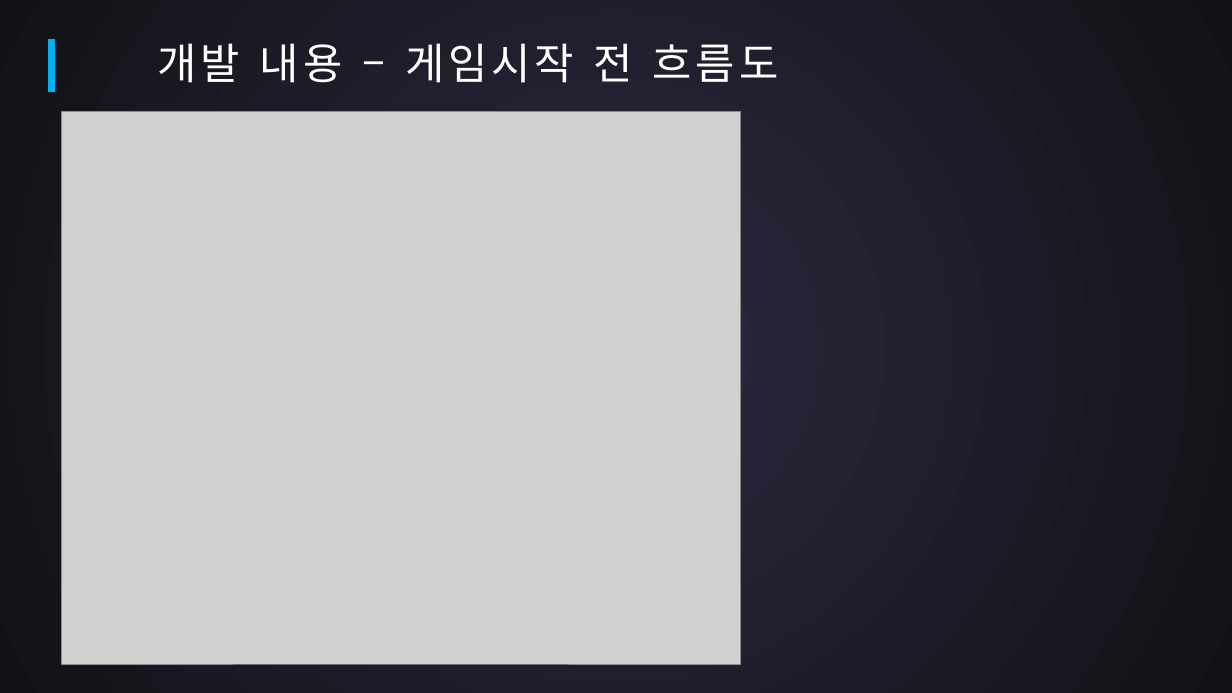
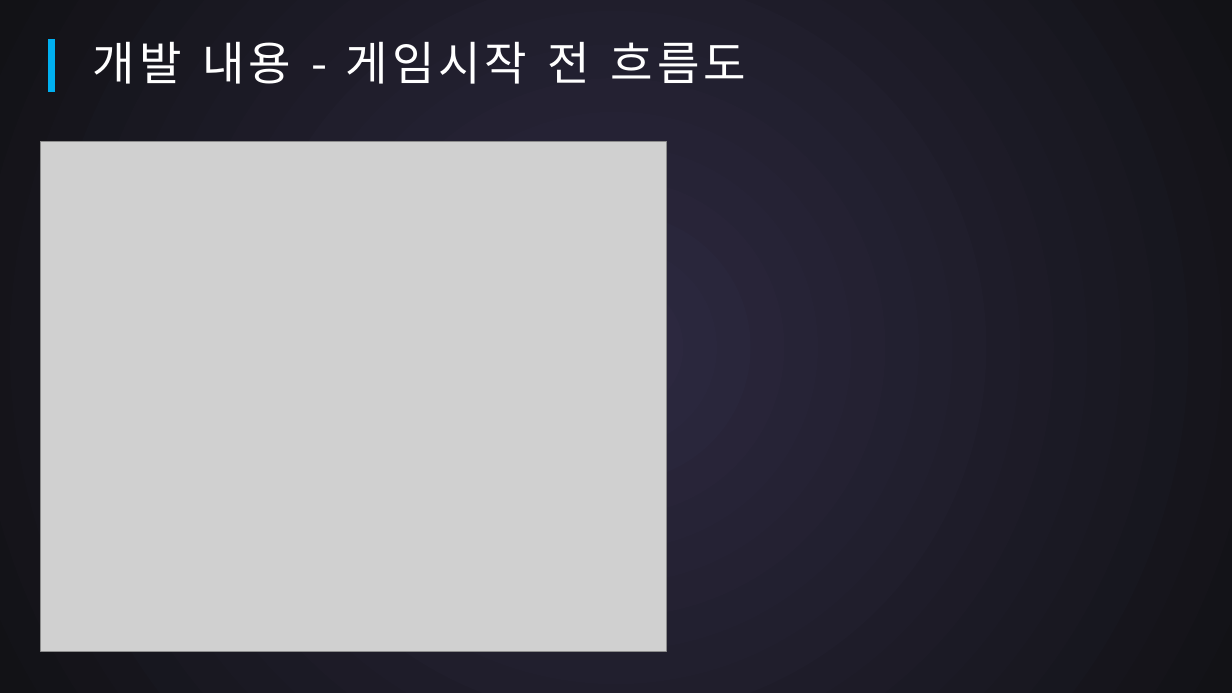
Before and after one commit to SuperTaeJun/GraduationWork, a slide deck: slide 13 of 작업일지 && 졸작자료/중간평가.pptx. Drawn at 1232x693 pixels with LibreOffice and Linux fonts; fonts in the diff are those of the drawing; grey boxes stand for pictures. Boxes give left, top, right and bottom in pixels: in the first picture for what was removed or moved away, otherwise in the second. Text is boxed around its words. In the diff, an @@ line names an element or a change of style, - is before the commit and + after.

```diff
--- a/작업일지 && 졸작자료/중간평가.pptx
+++ b/작업일지 && 졸작자료/중간평가.pptx
@@ text at (x1=93, y1=41, x2=746, y2=84): text changed; size 33.3 to 36 pt @@
-개발 내용 – 게임시작 전 흐름도
+개발 내용 - 게임시작 전 흐름도
@@ picture resized from (x1=62, y1=111, x2=740, y2=664) to (x1=41, y1=141, x2=666, y2=652) @@
```
Also in this commit, not shown: 12 other slides changed.
